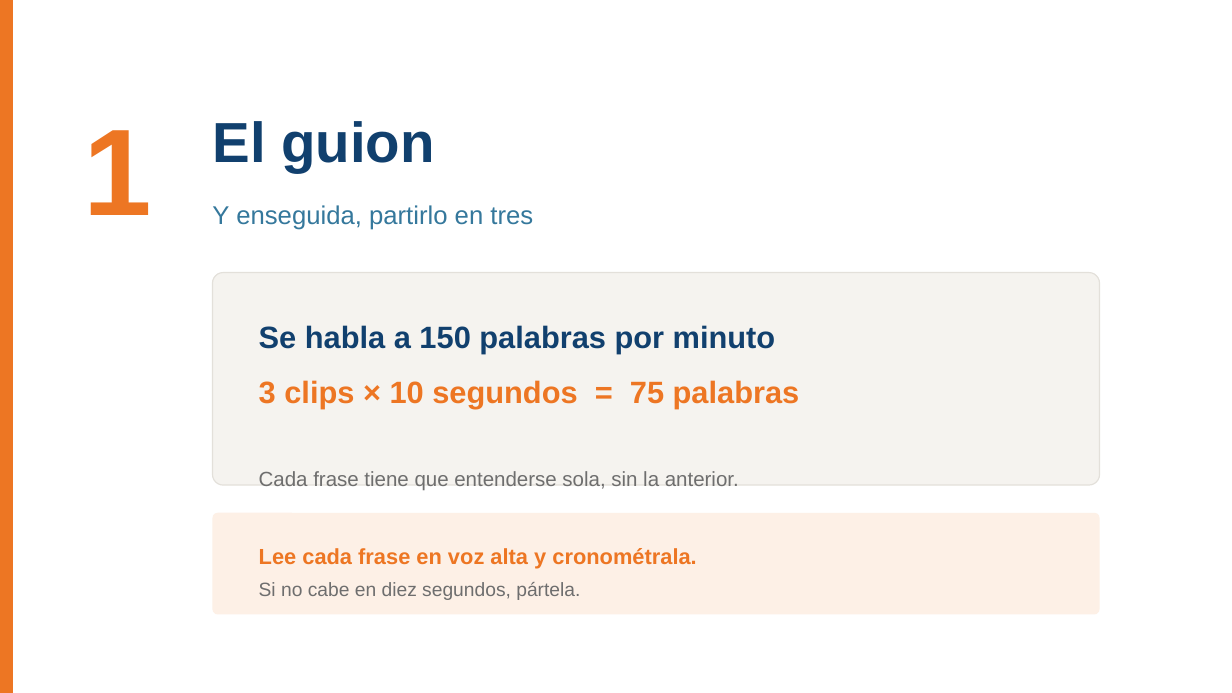
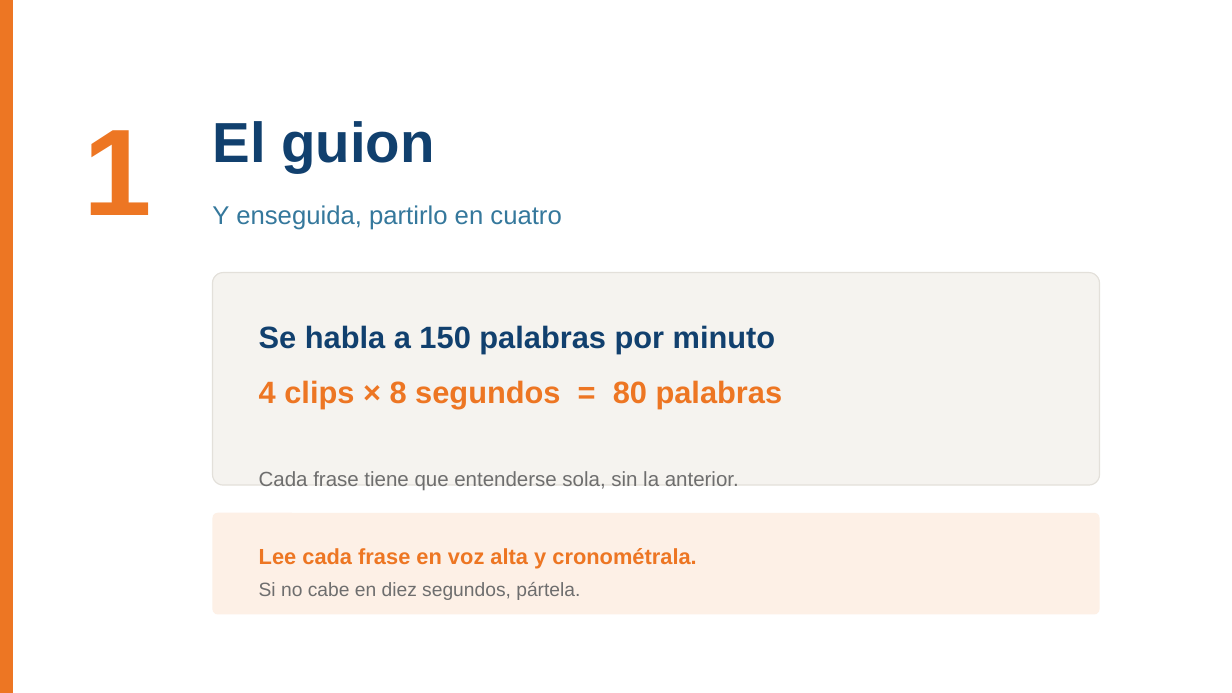
Before and after one commit to BioAITeamLearning/IntroInfo_2026_02_Ucaldas, a slide deck: slide 6 of _static/sesion06/S06_audio_imagen_video.pptx. Drawn at 1232x693 pixels with LibreOffice and Linux fonts; fonts in the diff are those of the drawing. Boxes give left, top, right and bottom in pixels: in the first picture for what was removed or moved away, otherwise in the second. Text is boxed around its words. In the diff, an @@ line names an element or a change of style, - is before the commit and + after.

```diff
--- a/_static/sesion06/S06_audio_imagen_video.pptx
+++ b/_static/sesion06/S06_audio_imagen_video.pptx
@@ text at (212,205,561,230): text changed @@
-Y enseguida, partirlo en tres
+Y enseguida, partirlo en cuatro
@@ text at (259,380,783,409): text changed @@
-3 clips × 10 segundos = 75 palabras
+4 clips × 8 segundos = 80 palabras
```
Also in this commit, not shown: 12 other slides changed, 1 slide added, 1 slide removed, 2 other files.
